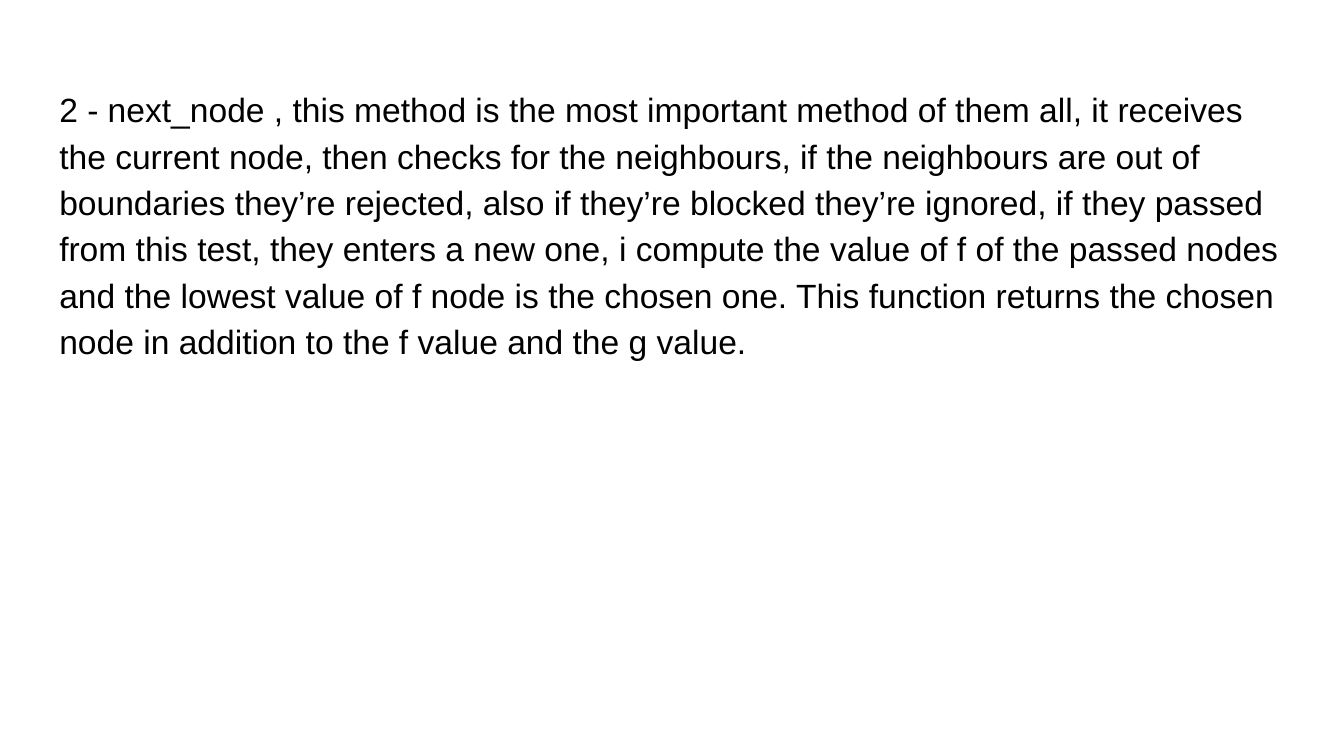
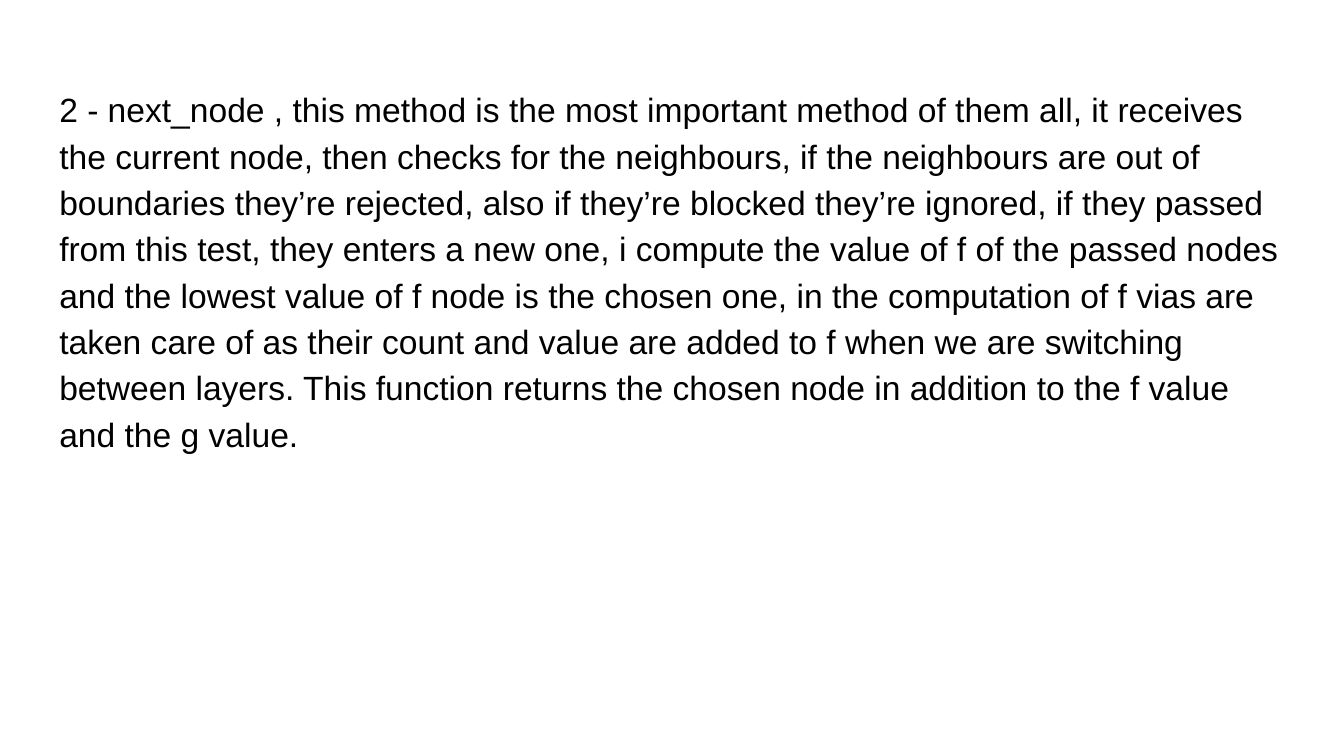
Before and after one commit to ahmedaashraf/Multi-layer-Maze-Router, a slide deck: slide 4 of Interactive A_ Multi layer Maze Router.pptx. Drawn at 1344x756 pixels with LibreOffice and Linux fonts; fonts in the diff are those of the drawing. Boxes give left, top, right and bottom in pixels: in the first picture for what was removed or moved away, otherwise in the second. Text is boxed around its words. In the diff, an @@ line names an element or a change of style, - is before the commit and + after.

Commit message:
All Done , 8 tests , 6 in an input file , and two more , i tried my best to represent the grid using python matplotlib but i don't think they are so accurate but i uploaded them anyway , last i computed the cpu time and outputed the grid step by step

```diff
--- a/Interactive A_ Multi layer Maze Router.pptx
+++ b/Interactive A_ Multi layer Maze Router.pptx
@@ text at (59,97,1278,453): text changed @@
-2 - next_node , this method is the most important method of them all, it receives the current node, then checks for the neighbours, if the neighbours are out of boundaries they’re rejected, also if they’re blocked they’re ignored, if they passed from this test, they enters a new one, i compute the value of f of the passed nodes and the lowest value of f node is the chosen one. This function returns the chosen node in addition to the f value and the g value.
+2 - next_node , this method is the most important method of them all, it receives the current node, then checks for the neighbours, if the neighbours are out of boundaries they’re rejected, also if they’re blocked they’re ignored, if they passed from this test, they enters a new one, i compute the value of f of the passed nodes and the lowest value of f node is the chosen one, in the computation of f vias are taken care of as their count and value are added to f when we are switching between layers. This function returns the chosen node in addition to the f value and the g value.
```
Also in this commit, not shown: 1 other file.
